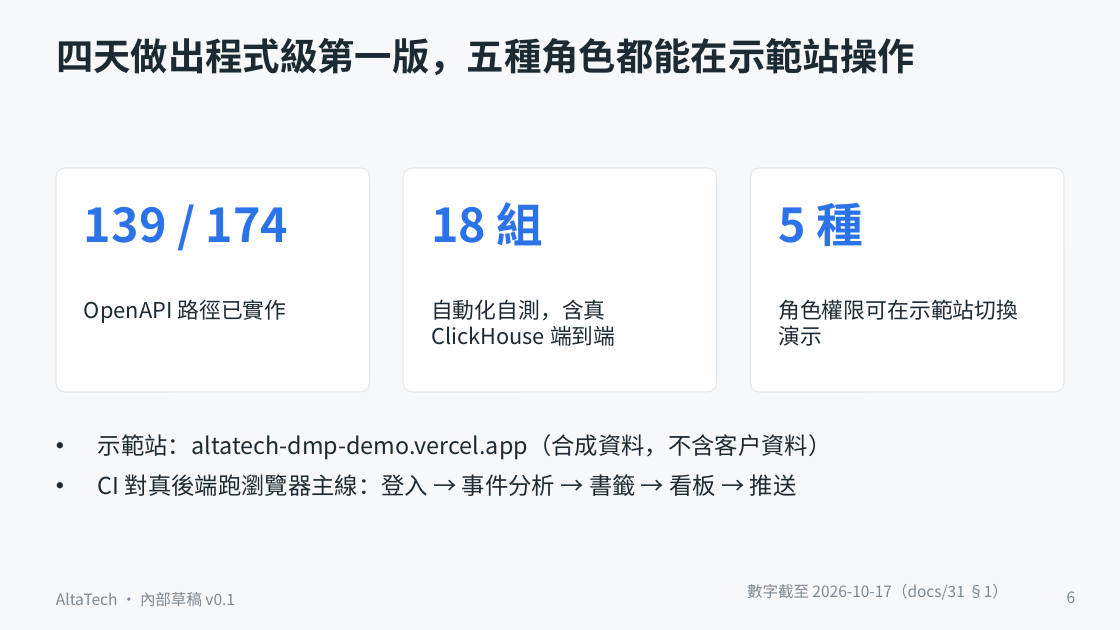
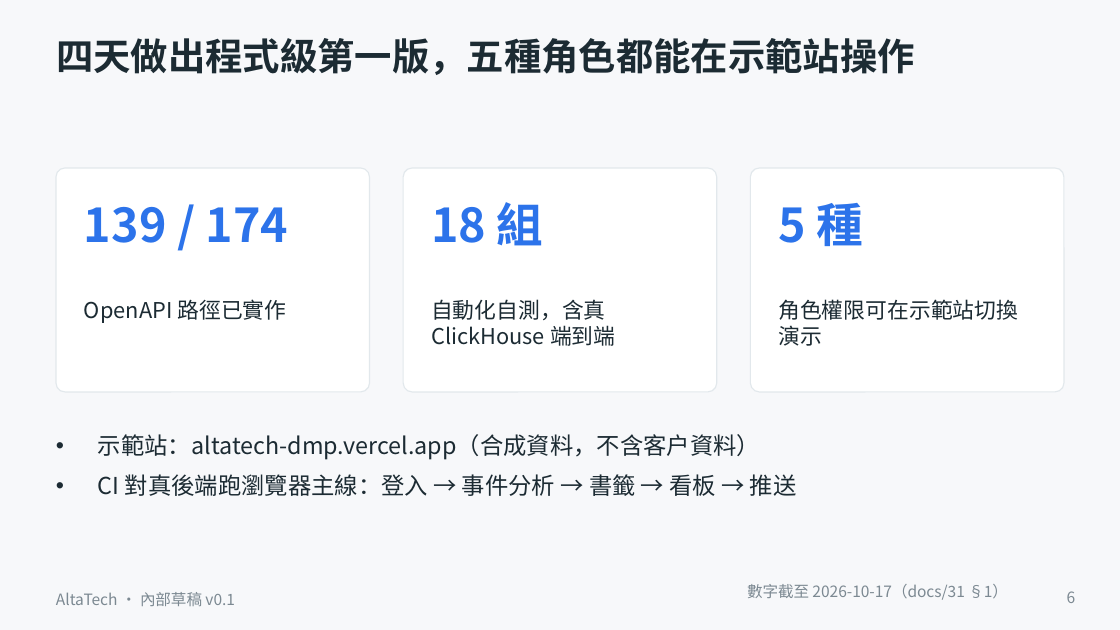
Before and after one commit to ALTA-TECH2025/altatech-dmp, a slide deck: slide 6 of docs/decks/sinopac-dmp-proposal-v0.1.pptx. Drawn at 1120x630 pixels with LibreOffice and Linux fonts; fonts in the diff are those of the drawing. Boxes give left, top, right and bottom in pixels: in the first picture for what was removed or moved away, otherwise in the second. Text is boxed around its words. In the diff, an @@ line names an element or a change of style, - is before the commit and + after.

Commit message:
文件與簡報：示範站網址改為 altatech-dmp.vercel.app
舊網址 altatech-dmp-demo.vercel.app 已設轉址到新網址；文件（docs/31、33）與提案簡報統一改用新網址，pptx 重新建置。

```diff
--- a/docs/decks/sinopac-dmp-proposal-v0.1.pptx
+++ b/docs/decks/sinopac-dmp-proposal-v0.1.pptx
@@ text at (98, 434, 760, 460): text changed @@
-• 示範站：altatech-dmp-demo.vercel.app（合成資料，不含客戶資料）
+• 示範站：altatech-dmp.vercel.app（合成資料，不含客戶資料）
```
Also in this commit, not shown: 3 other files.
